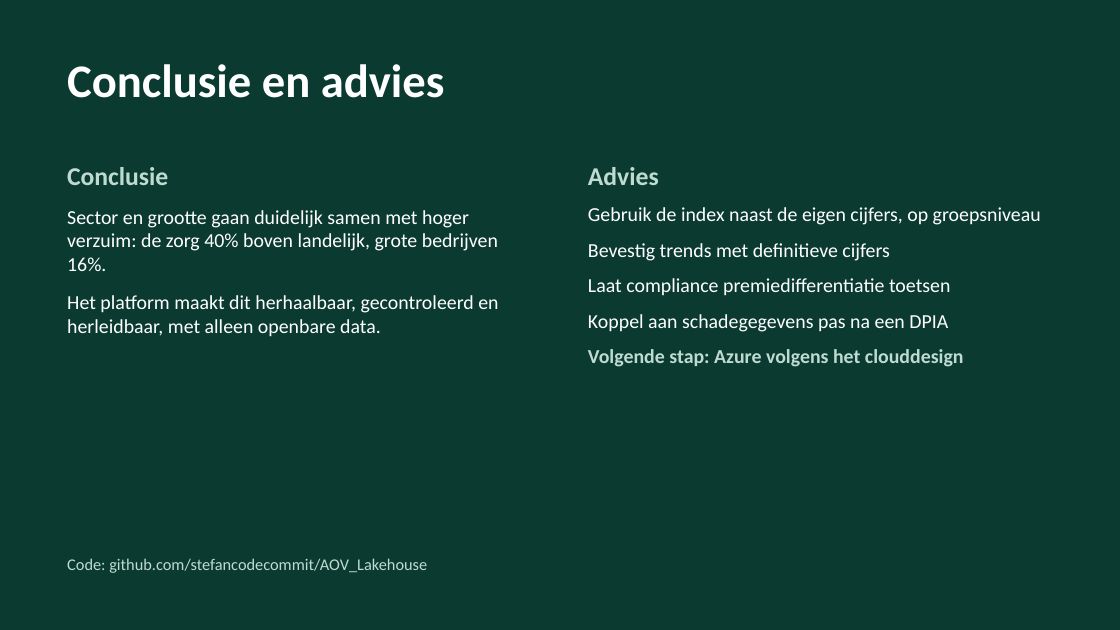
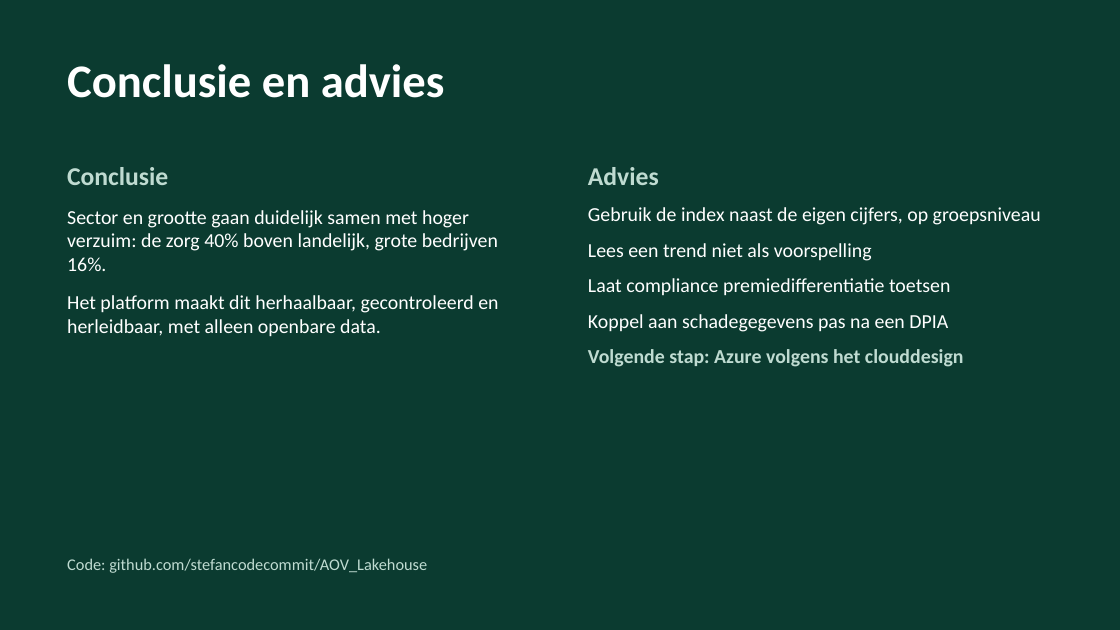
Before and after one commit to stefancodecommit/AOV_Lakehouse, a slide deck: slide 10 of docs/presentatie.pptx. Drawn at 1120x630 pixels with LibreOffice and Linux fonts; fonts in the diff are those of the drawing. Boxes give left, top, right and bottom in pixels: in the first picture for what was removed or moved away, otherwise in the second. Text is boxed around its words. In the diff, an @@ line names an element or a change of style, - is before the commit and + after.

```diff
--- a/docs/presentatie.pptx
+++ b/docs/presentatie.pptx
@@ text at <box>588,243,872,261</box>: text changed @@
-Bevestig trends met definitieve cijfers
+Lees een trend niet als voorspelling
```
Also in this commit, not shown: 1 other slide changed, 21 other files.
